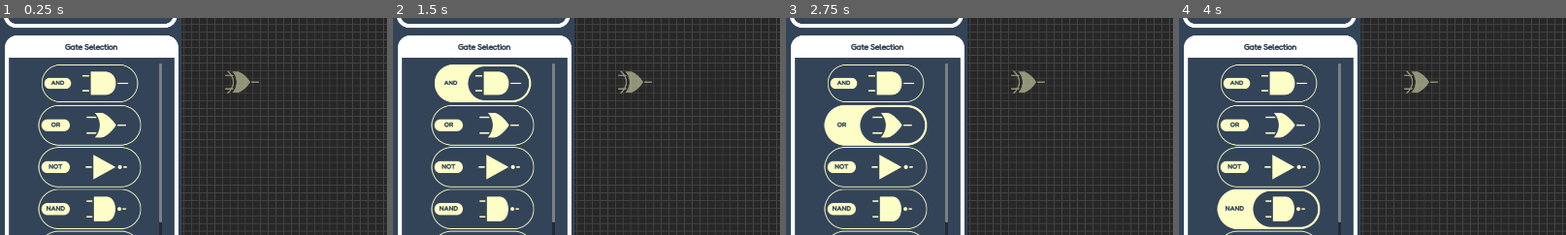
Above: before the commit, frames 1-4 (left to right).
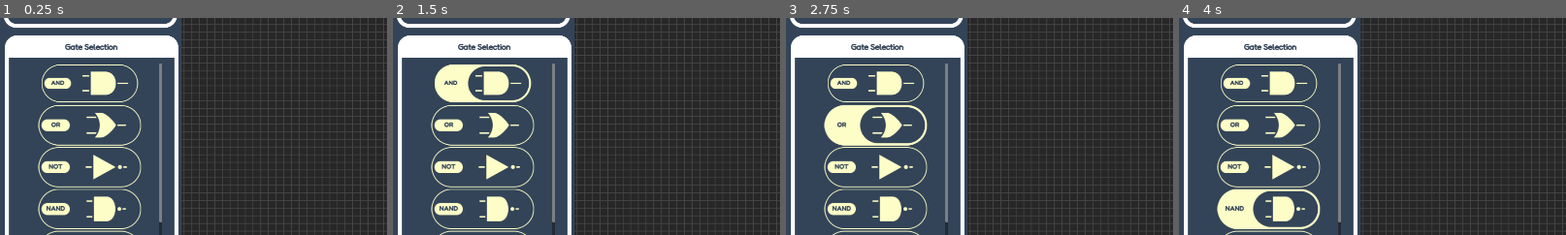
Above: after the commit, the same moments.

Repository: sleep-walkerr/CircuitCanvas
Game: Godot game, scene res://MainScene.tscn
The game is run twice, just before and just after one commit, with the same random seed, the same clock (stepped at 60 frames per second) and the same inputs.
Inputs (mouse positions are % of the whole screen's width and height, from its top left):
- Up to frame 1 (0.25 s): no input
- Up to frame 2 (1.5 s): click (72, 3) at 0.5 s; click (12, 52) at 1.25 s
- Up to frame 3 (2.75 s): click (12, 62) at 2 s
- Up to frame 4 (4 s): click (12, 71) at 2.75 s; click (12, 81) at 3.5 s
The pictures show only the part of the screen within x 0-50%, y 37-87%; the shares and areas given below are measured in that part.

The runs differ from the first frame. In frame 1, 0.4% of the frame differs, in the area x 58-67%, y 24-35%; in frame 2, 0.4%; in frame 3, 0.4%; in frame 4, 0.4%.

Commit message:
New system for embedding gate obj into tiles

Diff:
--- a/Gate/AND_GATE.tscn
+++ b/Gate/AND_GATE.tscn
@@ -1,6 +1,6 @@
-[gd_scene load_steps=2 format=3 uid="uid://cvpcekl7liyis"]
+[gd_scene load_steps=2 format=3 uid="uid://bt0s6ooirmopm"]
 
 [ext_resource type="Script" path="res://Gate/and_gate.gd" id="1_stmq6"]
 
-[node name="Node2D" type="Node2D"]
+[node name="AndGate" type="Node2D"]
 script = ExtResource("1_stmq6")
--- /dev/null
+++ b/Gate/GateDataTile.tscn
@@ -0,0 +1,21 @@
+[gd_scene load_steps=2 format=3 uid="uid://bgphrqypongnf"]
+
+[ext_resource type="Script" path="res://Gate/gate_data_tile.gd" id="1_8tssc"]
+
+[node name="GateDataTile" type="Node2D"]
+script = ExtResource("1_8tssc")
+
+[node name="ColorRect" type="ColorRect" parent="."]
+visible = false
+custom_minimum_size = Vector2(19, 19)
+anchors_preset = 8
+anchor_left = 0.5
+anchor_top = 0.5
+anchor_right = 0.5
+anchor_bottom = 0.5
+offset_left = -9.5
+offset_top = -9.5
+offset_right = 9.5
+offset_bottom = 9.5
+grow_horizontal = 2
+grow_vertical = 2
--- /dev/null
+++ b/Gate/ManagingNodeReference.tscn
@@ -0,0 +1,20 @@
+[gd_scene load_steps=2 format=3 uid="uid://ckpnfbhkttjsj"]
+
+[ext_resource type="Script" path="res://Gate/gate_data_tile.gd" id="1_ovq74"]
+
+[node name="ManagingNodeReference" type="Node2D"]
+script = ExtResource("1_ovq74")
+
+[node name="ColorRect" type="ColorRect" parent="."]
+custom_minimum_size = Vector2(19, 19)
+anchors_preset = 8
+anchor_left = 0.5
+anchor_top = 0.5
+anchor_right = 0.5
+anchor_bottom = 0.5
+offset_left = -9.5
+offset_top = -9.5
+offset_right = 9.5
+offset_bottom = 9.5
+grow_horizontal = 2
+grow_vertical = 2
--- a/Gate/and_gate.gd
+++ b/Gate/and_gate.gd
@@ -3,6 +3,7 @@
 var pattern
 var type
 var tiles = []
+var data_tiles = []
 var tile_mask
 var position_in_grid # this is the tile that the mouse was over when user clicks
 var pattern_indicies = {'AND' : 0, 'OR' : 1, 'NOT' : 2, 'NAND' : 3, 'NOR' : 4, 'XOR' : 5, 'XNOR' : 6}
@@ -18,11 +19,14 @@
 		tile_mask = pattern.get_used_cells()
 		for x_y in tile_mask: # Store tiles for drag, drop, delete
 			tiles.append(get_parent().map_pattern(position_in_grid, x_y, pattern))
-		# Add reference to managing node within each tile, this allows for detecting which gate you are over at all times
+		# Add reference to managing node for the group of tiles that are managed
+
+		# NEW Add data layer to add tiles to for gate
 		for tile in tiles:
-			get_parent().get_cell_tile_data(tile).set_custom_data("managing_node_references", self) # Embed a reference to self into each tile
-	else:
-		print("Pattern not found, Freeing...")
+			get_node("/root/Node2D/DataGateGrid").set_cell(tile, 0, Vector2i(0,0), 1)
+			get_node("/root/Node2D/DataGateGrid").update_internals() # this line is crucial as it allows for the tile scenes to enter the tree and therefore run their _ready
+			get_node("/root/Node2D").gate_grid_data[tile].managing_node_ref = self
+	else: # If the pattern is not found, this object is deleted as no gate can be drawn
 		get_parent().remove_child(self)
 		self.queue_free()
 
@@ -34,6 +38,11 @@
 
 func RedrawPattern() -> void: # Redraws pattern every frame for drag and drop movement (might replace section in ready fxn)
 	# Needs to have position_in_grid set to new position before calling
+	# Clear corresponding datatiles from Data TileMap, dictionary, and finally from memory ( and scene tree )
+	for tile in tiles: # for each current tile
+		# Erase from dictionary and from grid
+		get_node("/root/Node2D").gate_grid_data.erase(tile)
+		get_node("/root/Node2D/DataGateGrid").erase_cell(tile)
 	# Delete previously stored coordinates
 	tiles.clear()
 	get_parent().set_pattern(position_in_grid, pattern)
@@ -41,4 +50,6 @@
 		tiles.append(get_parent().map_pattern(position_in_grid, x_y, pattern))
 	# Add reference to managing node within each tile, this allows for detecting which gate you are over at all times
 	for tile in tiles:
-		get_parent().get_cell_tile_data(tile).set_custom_data("managing_node_references", self) # Embed a reference to self into each tile
+		get_node("/root/Node2D/DataGateGrid").set_cell(tile, 0, Vector2i(0,0), 1)
+		get_node("/root/Node2D/DataGateGrid").update_internals() # this line is crucial as it allows for the tile scenes to enter the tree and therefore run their _ready
+		get_node("/root/Node2D").gate_grid_data[tile].managing_node_ref = self
--- /dev/null
+++ b/Gate/gate_data_tile.gd
@@ -0,0 +1,14 @@
+extends Node2D
+var managing_node_ref
+
+# Called when the node enters the scene tree for the first time.
+func _ready() -> void:
+	var position_in_grid = get_parent().local_to_map(position)
+	get_parent().get_parent().gate_grid_data[position_in_grid] = self
+	#print(get_parent().get_parent().gate_grid_data)
+	pass # Replace with function body.
+
+
+# Called every frame. 'delta' is the elapsed time since the previous frame.
+func _process(delta: float) -> void:
+	pass
--- a/MainScene.gd
+++ b/MainScene.gd
@@ -1,8 +1,17 @@
 extends Node2D
 
-var object_being_dragged = Node2D.new()
+# New Variables
+var object_being_dragged
 var object_drag_offset
+var object_predragging_pos
+
 var over_gui
+var camera = Camera2D.new()
+
+var gate_grid_data = {} # Provides a way to directly access tile data by coordinates
+
+# End New Variables
+
 
 var newConnection
 var selected_scenes
@@ -40,15 +49,13 @@
 
 # Called every frame. 'delta' is the elapsed time since the previous frame.
 func _process(delta): #combined old physics_process with process, need to reorganize contents
-	# New Code
-
-
-	#Get node currently over every frame using raycast
-	mouseOverAndSelectionCast.position = get_global_mouse_position()
+	pass
 
 func _input(event):
 	if !over_gui:
 		var tile_currently_over = $GateGrid.local_to_map(get_global_mouse_position())
+
+		print(GetManagingNode(tile_currently_over))
 		# New Test Code
 		if event.is_action_pressed("click]") and object_being_dragged == null:
 			if selectedGate != null and !isTileOccupied(tile_currently_over): # For the creation of gate patterns
@@ -62,29 +69,42 @@
 				# Add to Grid
 				$GateGrid.add_child(new_gate)
 			elif Input.is_mouse_button_pressed(1) and isTileOccupied(tile_currently_over): # If left mouse held and over a gate, start dragging functionality
+				#print("dragging triggered on ", GetManagingNode(tile_currently_over))
+				#print("current gates in grid ", $GateGrid.get_children())
 				object_being_dragged = GetManagingNode(tile_currently_over)
+				object_predragging_pos = object_being_dragged.position_in_grid
 				# Store offset
 				object_drag_offset = $GateGrid.get_cell_atlas_coords(tile_currently_over) - Vector2i(1,0) # Use atlas
 				#--Move to buffer
+				MoveToBuffer(object_being_dragged)
+		if object_being_dragged != null and Input.is_mouse_button_pressed(1): # If still pressed, keep dragging
+			#print("inside dragging")
+			var new_position = tile_currently_over - object_drag_offset # Calculate new position to draw from
+			# Delete previous pattern tiles
+			for tile in object_being_dragged.tiles:
+				$ChangeBuffer.erase_cell(tile)
+			# Redraw pattern using offset from the tile currently over
+			object_being_dragged.position_in_grid = new_position
+			object_being_dragged.RedrawPattern()
+		elif !Input.is_mouse_button_pressed(1) and object_being_dragged != null: # Release after object dragged
+			#print("about to exit dragging")
+			var no_cells_occupied = true
+			# if no occupied cells underneath, then place
+			for tile in object_being_dragged.tiles:
+				if isTileOccupied(tile):
+					no_cells_occupied = false
+					break
+			if no_cells_occupied:
+				#print("exited dragging, pasted")
+				print(object_being_dragged)
+				MoveToGrid(object_being_dragged)
+				object_being_dragged = null
+			else:
+				print(object_being_dragged)
+				object_being_dragged.position_in_grid = object_predragging_pos
+				MoveToGrid(object_being_dragged)
+				object_being_dragged = null
 
-		if object_being_dragged != null and Input.is_mouse_button_pressed(1): # If still pressed, keep dragging
-			var new_position = tile_currently_over - object_drag_offset # Calculate new position to draw from
-			var draw_approved = true
-			# Check if new pattern draw overwrites ANY occupied cells
-			for relative_tile in object_being_dragged.tile_mask: # ** This needs to be turned into a fxn
-				$GridVisual.erase_cell(relative_tile + new_position)
-				if isTileOccupied(relative_tile + new_position) and GetManagingNode(relative_tile + new_position) != object_being_dragged:
-					draw_approved = false
-					#break
-			if draw_approved:
-				# Delete previous pattern tiles
-				for tile in object_being_dragged.tiles:
-					$GateGrid.erase_cell(tile)
-				# Redraw pattern using offset from the tile currently over
-				object_being_dragged.position_in_grid = new_position
-				object_being_dragged.RedrawPattern()
-		elif !Input.is_mouse_button_pressed(1):
-			object_being_dragged = null
 
 
 
@@ -114,15 +134,26 @@
 	else:
 		return true
 
-func GetManagingNode(tile) -> Node2D:
-	if $GateGrid.get_cell_tile_data(tile) != null:
-		return $GateGrid.get_cell_tile_data(tile).get_custom_data("managing_node_references")
+func GetManagingNode(tile) -> Node2D: # This needs to be updated
+	if gate_grid_data.has(tile):
+		return gate_grid_data.get(tile).managing_node_ref
 	else: return null
 
 
+
 func MoveToBuffer(gate) -> void:
-	pass
+	for tile in gate.tiles:
+		$GateGrid.erase_cell(tile)
+	$GateGrid.remove_child(gate)
+	$ChangeBuffer.add_child(gate)
+	gate.RedrawPattern()
 
+func MoveToGrid(gate) -> void:
+	for tile in gate.tiles:
+		$ChangeBuffer.erase_cell(tile)
+	$ChangeBuffer.remove_child(gate)
+	$GateGrid.add_child(gate)
+	gate.RedrawPattern()
 
 func _on_gd_example_position_changed(node, new_pos):
 	print("The position of " + node.get_class() + " is now " + str(new_pos))
--- a/MainScene.tscn
+++ b/MainScene.tscn
@@ -13,6 +13,7 @@
 [ext_resource type="Texture2D" uid="uid://v5uoqqcru4yo" path="res://Icons/NANDInstanced.png" id="12_xt37y"]
 [ext_resource type="Texture2D" uid="uid://c3pg7v75p345u" path="res://Icons/NORInstanced.png" id="13_85wmt"]
 [ext_resource type="Texture2D" uid="uid://b0t4q8fbkgwr5" path="res://Icons/XORInstanced.png" id="14_elqgw"]
+[ext_resource type="PackedScene" uid="uid://bgphrqypongnf" path="res://Gate/GateDataTile.tscn" id="15_6370d"]
 [ext_resource type="Texture2D" uid="uid://r7nvdi13s1w1" path="res://Icons/XNORInstanced.png" id="15_kxb35"]
 
 [sub_resource type="StyleBoxFlat" id="StyleBoxFlat_pli8v"]
@@ -32,6 +33,13 @@
 outline_size = 4
 outline_color = Color(0.956863, 0.619608, 0.435294, 1)
 
+[sub_resource type="TileSetScenesCollectionSource" id="TileSetScenesCollectionSource_cx66i"]
+scenes/1/scene = ExtResource("15_6370d")
+
+[sub_resource type="TileSet" id="TileSet_co0bl"]
+tile_size = Vector2i(19, 19)
+sources/0 = SubResource("TileSetScenesCollectionSource_cx66i")
+
 [sub_resource type="TileMapPattern" id="TileMapPattern_5urcp"]
 tile_data = PackedInt32Array(0, 65536, 0, 65536, 65536, 1, 131072, 65536, 2, 1, 131072, 0, 65537, 131072, 1, 131073, 131072, 2, 2, 196608, 0, 65538, 196608, 1, 131074, 196608, 2, 3, 262144, 0, 65539, 262144, 1, 131075, 262144, 2, 4, 327680, 0, 65540, 327680, 1, 131076, 327680, 2, 65541, 393216, 1)
 
@@ -186,6 +194,8 @@
 4:2/0 = 0
 
 [sub_resource type="TileSet" id="TileSet_yxcv2"]
+resource_local_to_scene = true
+resource_name = "tilesres"
 tile_size = Vector2i(19, 19)
 custom_data_layer_0/name = "managing_node_references"
 custom_data_layer_0/type = 0
@@ -276,17 +286,17 @@
 offset_right = 439.0
 offset_bottom = 426.0
 
-[node name="GateContainer" type="Node2D" parent="."]
+[node name="DataGateGrid" type="TileMapLayer" parent="."]
+tile_set = SubResource("TileSet_co0bl")
 
 [node name="GateGrid" type="TileMapLayer" parent="."]
 show_behind_parent = true
 tile_set = SubResource("TileSet_yxcv2")
-use_kinematic_bodies = true
+collision_enabled = false
 
 [node name="ChangeBuffer" type="TileMapLayer" parent="."]
 modulate = Color(1, 1, 1, 0.498039)
 show_behind_parent = true
-tile_map_data = PackedByteArray("AAAdABwABgABAAAAAAAdAB4ABgABAAIAAAAeABwABgACAAAAAAAeAB0ABgACAAEAAAAeAB4ABgACAAIAAAAfABwABgADAAAAAAAfAB0ABgADAAEAAAAfAB4ABgADAAIAAAAgABwABgAEAAAAAAAgAB0ABgAEAAEAAAAgAB4ABgAEAAIAAAAhAB0ABgAFAAEAAAA=")
 tile_set = SubResource("TileSet_yxcv2")
 use_kinematic_bodies = true
 
Not shown: 1 places in MainScene.tscn that only renumber resources
Not shown, added: .editorconfig
